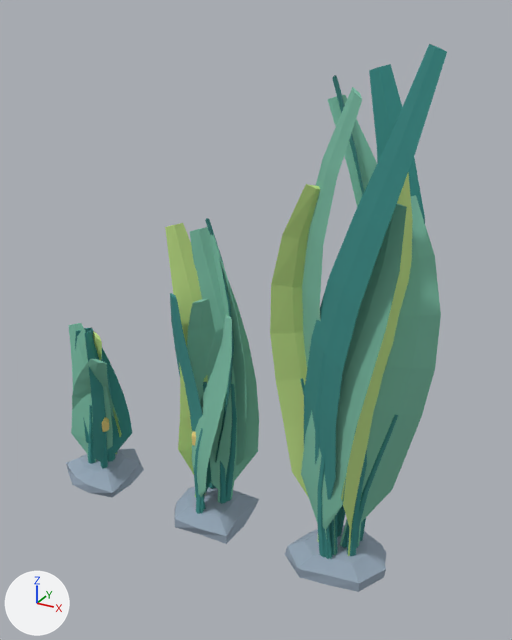
One commit to the OBJ model Assets/ModelFactory/Models/DL-007/model.obj: the scene before it, then after it.
One viewpoint serves both versions: a 50 mm lens placed at (4.19, -6.38, 6.19), pointed at (0.58, 0.18, 2.91). The lights are fixed; the arrows at lower left show +X, +Y and +Z. The first picture is the older version. Where no turn or scale is listed for an object, it has been applied to the vertices. Vertices at exactly the same position are counted once.

Names of what the first picture shows: 'DL007_KelpCluster_kelp_deep', 'DL007_KelpCluster_kelp_gold', 'DL007_KelpCluster_kelp_lime', 'DL007_KelpCluster_kelp_mid', 'DL007_KelpCluster_stone_blue'.
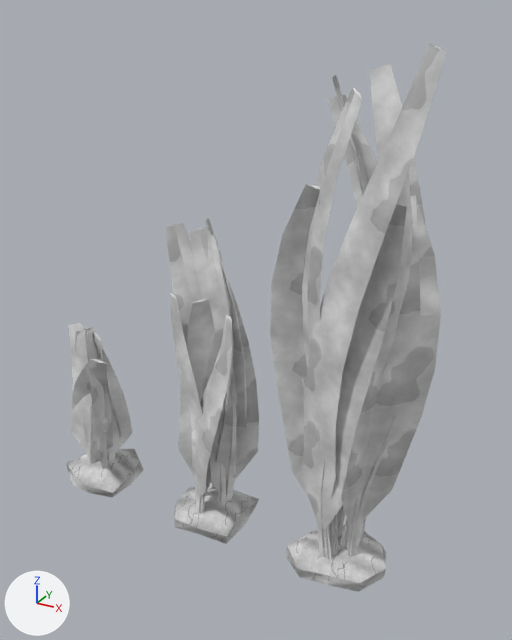
Changed parts and their boxes [x1, y1, x2, y2] in the pictures (512 x 640 px):
'DL007_KelpCluster_kelp_mid', surface changed, recoloured (green to grey)
    both: [68, 87, 441, 556]
'DL007_KelpCluster_kelp_deep', surface changed
    both: [75, 44, 447, 560]
'DL007_KelpCluster_kelp_lime', surface changed, recoloured
    both: [93, 174, 412, 556]
'DL007_KelpCluster_stone_blue', surface changed, recoloured
    both: [66, 449, 386, 592]
'DL007_KelpCluster_kelp_gold', surface changed
    both: [102, 417, 196, 446]

Edits to the bpy script that builds the scene:
```text
Add img_detail_rock_png:
    img_detail_rock_png = load_image('detail_rock.png', 'textures/detail_rock.png', 256, 256, 'sRGB')
Add img_detail_organic_png:
    img_detail_organic_png = load_image('detail_organic.png', 'textures/detail_organic.png', 256, 256, 'sRGB')
Change mat_kelp_deep:
    remove mat_kelp_deep.base_color = (0.04, 0.26, 0.24)  # cyan #388b86
    add mat_kelp_deep.texture = img_detail_organic_png
Change mat_kelp_gold:
    remove mat_kelp_gold.base_color = (0.78, 0.62, 0.2)  # yellow #e5ce7c
    add mat_kelp_gold.texture = img_detail_organic_png
Change mat_kelp_lime:
    remove mat_kelp_lime.base_color = (0.52, 0.74, 0.24)  # green #bfdf86
    add mat_kelp_lime.texture = img_detail_organic_png
Change mat_kelp_mid:
    remove mat_kelp_mid.base_color = (0.2, 0.52, 0.38)  # green #7cbfa6
    add mat_kelp_mid.texture = img_detail_organic_png
Change mat_stone_blue:
    remove mat_stone_blue.base_color = (0.3, 0.38, 0.47)  # greyish blue #95a6b6
    add mat_stone_blue.texture = img_detail_rock_png
Change me_dl007_kelpcluster_kelp_lime:
    where me_dl007_kelpcluster_kelp_lime.from_pydata(...)  # 152 vertices, 288 faces; spans x -2.21..2.37, y -0.46..0.34, z 0.14..4.97
    used by ob_dl007_kelpcluster_kelp_lime; location = (0.0, 0.0, 0.0)
    me_dl007_kelpcluster_kelp_lime part 1: vertex colours changed
Change me_dl007_kelpcluster_kelp_mid:
    where me_dl007_kelpcluster_kelp_mid.from_pydata(...)  # 380 vertices, 720 faces; spans x -2.18..2.69, y -0.62..0.69, z 0.14..5.59
    used by ob_dl007_kelpcluster_kelp_mid; location = (0.0, 0.0, 0.0)
    me_dl007_kelpcluster_kelp_mid part 2: texture (UV) coordinates changed
    me_dl007_kelpcluster_kelp_mid part 3: vertex colours changed
Change me_dl007_kelpcluster_stone_blue:
    where me_dl007_kelpcluster_stone_blue.from_pydata(...)  # 168 vertices, 324 faces; spans x -2.34..2.42, y -0.49..0.57, z -0.1..0.34
    used by ob_dl007_kelpcluster_stone_blue; location = (0.0, 0.0, 0.0)
    me_dl007_kelpcluster_stone_blue part 4: texture (UV) coordinates changed
    me_dl007_kelpcluster_stone_blue part 5: vertex colours changed
```
